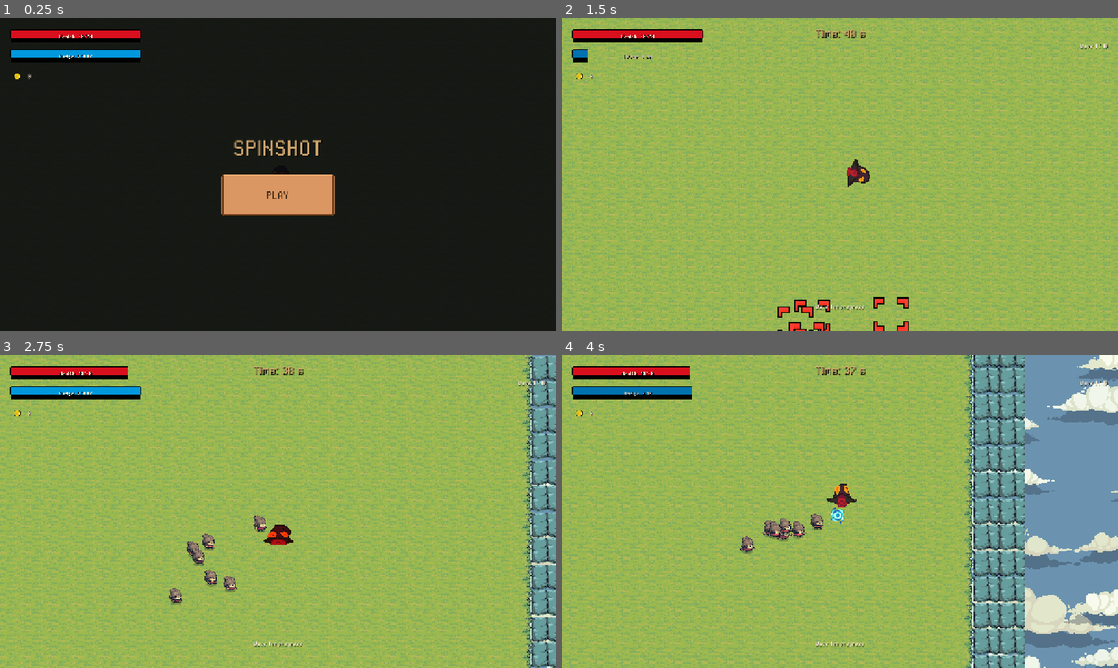
Above: before the commit, frames 1-4 (two rows, left to right).
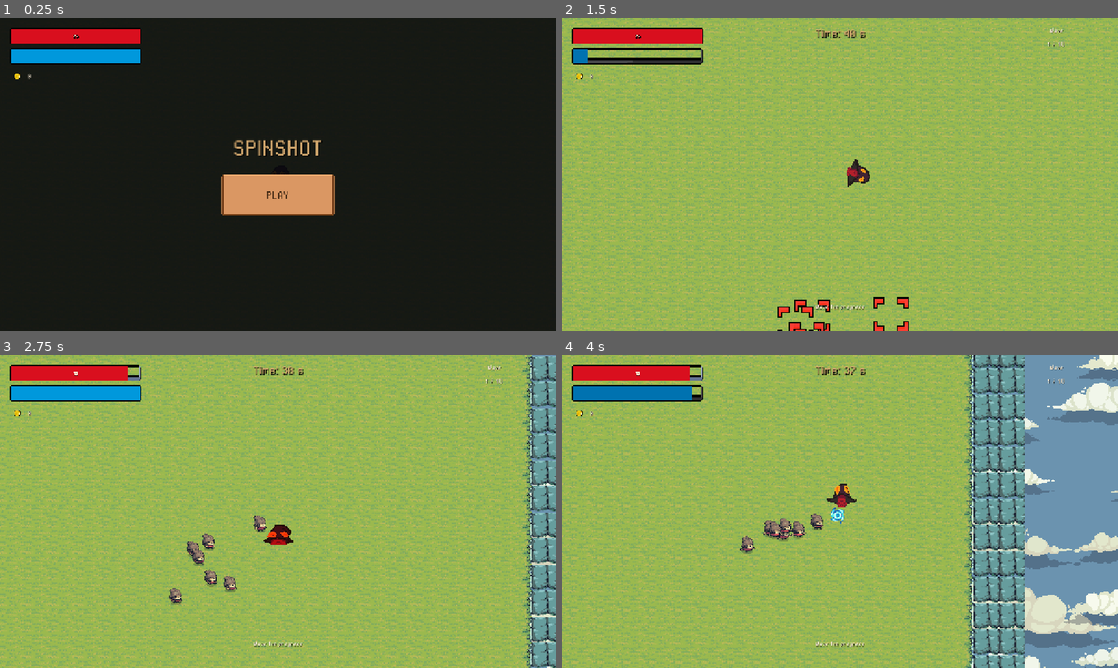
Above: after the commit, the same moments.

Repository: 4FCC/spinshot
Game: Godot game, scene res://Scenes/GameMode.tscn
The game is run twice, just before and just after one commit, with the same random seed, the same clock (stepped at 60 frames per second) and the same inputs.
Inputs (mouse positions are in pixels of both pictures, inside the frame that each line leads up to):
- Up to frame 1 (0.25 s): no input
- Up to frame 2 (1.5 s): click (840, 196) at 0.5 s; tap Enter at 1.25 s; move the mouse to (962, 158) at 1.27 s; hold D (Derecha) from 1.28 s (still down); tap Space (dodge) at 1.35 s
- Up to frame 3 (2.75 s): move the mouse to (166, 527) at 2.02 s; release D (Derecha) at 2.03 s; hold S (Abajo) from 2.03 s (still down); tap Space (dodge) at 2.1 s
- Up to frame 4 (4 s): move the mouse to (895, 442) at 2.77 s; release S (Abajo) at 2.78 s; hold D (Derecha) 2.78-3.53 s; hold N (end_wave) 2.78-3.53 s; tap Space (dodge) at 3.05, 3.8 s; move the mouse to (812, 574) at 3.52 s; hold W (Arriba) from 3.53 s (still down); right-click (812, 574) at 3.6 s

The runs differ from the first frame. In frame 1, 1.3% of the frame differs, in the area x 1-26%, y 3-15%; in frame 2, 1.5%; in frame 3, 1.5%; in frame 4, 1.5%, in the area x 1-99%, y 3-15%.

Commit message:
Tienda más legible, HUD ajustado, marcos de barras y nombres de ítems
- Cartas de tienda: fuentes internas más grandes y reubicadas (nombre/desc/coste),
  cartas un poco más grandes (0.76->0.78) y bajadas; atenuado suave al no poder pagar
- Barras de vida/dodge: marcos del asset 04.png (texture_under) detrás de cada barra
- HUD: la barra de vida muestra solo la vida actual; la de dodge sin texto;
  "Wave" como título centrado encima del contador de ronda
- Tamaño de letra global por defecto subido a 18 para mejor legibilidad
- Nombres de ítems sin cifras (los valores van en la descripción):
  Velocidad+40 -> "Chanclas de la paca" / "Beach Sandals", y renombrados
  pociones, varita, tomo y cadencia con nombres temáticos (EN/ES)

Co-Authored-By: Claude Opus 4.8 <noreply@anthropic.com>
Claude-Session: https://claude.ai/code/session_01EVFDgn2qQnY3SEDFH6Bwyc

Diff:
--- a/Scenes/GameMode.tscn
+++ b/Scenes/GameMode.tscn
@@ -31,16 +31,28 @@
 
 [node name="UI" type="CanvasLayer" parent="." unique_id=1535227299]
 
+[node name="WaveTitle" type="Label" parent="UI" unique_id=1661787440]
+anchors_preset = 1
+anchor_left = 1.0
+anchor_right = 1.0
+offset_left = -260.0
+offset_top = 20.0
+offset_right = -24.0
+offset_bottom = 48.0
+text = "Wave"
+horizontal_alignment = 1
+
 [node name="WaveLabel" type="Label" parent="UI" unique_id=1661787439]
 anchors_preset = 1
 anchor_left = 1.0
 anchor_right = 1.0
 offset_left = -260.0
-offset_top = 56.0
+offset_top = 48.0
 offset_right = -24.0
 offset_bottom = 84.0
-text = "Oleada: -"
-horizontal_alignment = 2
+theme_override_font_sizes/font_size = 22
+text = "-"
+horizontal_alignment = 1
 
 [node name="TimerLabel" type="Label" parent="UI" unique_id=227326358]
 anchors_preset = 10
--- a/Scenes/ItemCard.tscn
+++ b/Scenes/ItemCard.tscn
@@ -33,55 +33,56 @@
 
 [node name="NameLabel" type="Label" parent="." unique_id=176413957]
 layout_mode = 0
-offset_left = 66.0
-offset_top = 210.0
-offset_right = 334.0
-offset_bottom = 238.0
+offset_left = 60.0
+offset_top = 200.0
+offset_right = 340.0
+offset_bottom = 234.0
 theme_override_colors/font_color = Color(0.98, 0.86, 0.55, 1)
-theme_override_font_sizes/font_size = 17
+theme_override_font_sizes/font_size = 23
 horizontal_alignment = 1
 vertical_alignment = 1
 
 [node name="DescLabel" type="Label" parent="." unique_id=734997012]
 layout_mode = 0
-offset_left = 74.0
-offset_top = 232.0
-offset_right = 326.0
-offset_bottom = 308.0
-theme_override_colors/font_color = Color(0.96, 0.91, 0.82, 1)
-theme_override_font_sizes/font_size = 13
+offset_left = 70.0
+offset_top = 236.0
+offset_right = 330.0
+offset_bottom = 306.0
+theme_override_colors/font_color = Color(0.98, 0.94, 0.86, 1)
+theme_override_font_sizes/font_size = 16
 horizontal_alignment = 1
+vertical_alignment = 1
 autowrap_mode = 2
 
 [node name="CostLabel" type="Label" parent="." unique_id=112753551]
 layout_mode = 0
-offset_left = 142.0
-offset_top = 316.0
-offset_right = 198.0
-offset_bottom = 354.0
+offset_left = 140.0
+offset_top = 314.0
+offset_right = 200.0
+offset_bottom = 356.0
 theme_override_colors/font_color = Color(1, 0.95, 0.7, 1)
-theme_override_font_sizes/font_size = 18
+theme_override_font_sizes/font_size = 24
 vertical_alignment = 1
 
 [node name="DmgLabel" type="Label" parent="." unique_id=1888547285]
 layout_mode = 0
-offset_left = 235.0
-offset_top = 320.0
-offset_right = 271.0
+offset_left = 232.0
+offset_top = 318.0
+offset_right = 274.0
 offset_bottom = 352.0
 theme_override_colors/font_color = Color(1, 0.85, 0.8, 1)
-theme_override_font_sizes/font_size = 15
+theme_override_font_sizes/font_size = 20
 horizontal_alignment = 1
 vertical_alignment = 1
 
 [node name="LifeLabel" type="Label" parent="." unique_id=579464517]
 layout_mode = 0
-offset_left = 300.0
-offset_top = 320.0
-offset_right = 336.0
+offset_left = 298.0
+offset_top = 318.0
+offset_right = 340.0
 offset_bottom = 352.0
 theme_override_colors/font_color = Color(1, 0.8, 0.85, 1)
-theme_override_font_sizes/font_size = 15
+theme_override_font_sizes/font_size = 20
 horizontal_alignment = 1
 vertical_alignment = 1
 
--- a/Scenes/Player.tscn
+++ b/Scenes/Player.tscn
@@ -9,13 +9,21 @@
 [sub_resource type="CircleShape2D" id="CircleShape2D_1"]
 radius = 19.416489
 
+[sub_resource type="AtlasTexture" id="frame_red"]
+atlas = ExtResource("4_bars")
+region = Rect2(6, 131, 38, 11)
+
+[sub_resource type="AtlasTexture" id="frame_blue"]
+atlas = ExtResource("4_bars")
+region = Rect2(6, 147, 38, 11)
+
 [sub_resource type="AtlasTexture" id="bar_red"]
 atlas = ExtResource("4_bars")
-region = Rect2(57, 131, 32, 11)
+region = Rect2(57, 133, 32, 5)
 
 [sub_resource type="AtlasTexture" id="bar_blue"]
 atlas = ExtResource("4_bars")
-region = Rect2(57, 147, 32, 11)
+region = Rect2(57, 149, 32, 5)
 
 [node name="Billy" type="CharacterBody2D" unique_id=1791078965]
 collision_layer = 1
@@ -54,9 +62,10 @@
 value = 20.0
 nine_patch_stretch = true
 stretch_margin_left = 6
-stretch_margin_top = 4
+stretch_margin_top = 3
 stretch_margin_right = 6
-stretch_margin_bottom = 4
+stretch_margin_bottom = 3
+texture_under = SubResource("frame_red")
 texture_progress = SubResource("bar_red")
 
 [node name="HealthLabel" type="Label" parent="HUD/Root/HealthBar" unique_id=1191809279]
@@ -66,7 +75,7 @@
 anchor_bottom = 1.0
 grow_horizontal = 2
 grow_vertical = 2
-text = "Health: 20/20"
+text = "20"
 horizontal_alignment = 1
 vertical_alignment = 1
 
@@ -79,21 +88,11 @@
 value = 100.0
 nine_patch_stretch = true
 stretch_margin_left = 6
-stretch_margin_top = 4
+stretch_margin_top = 3
 stretch_margin_right = 6
-stretch_margin_bottom = 4
+stretch_margin_bottom = 3
+texture_under = SubResource("frame_blue")
 texture_progress = SubResource("bar_blue")
-
-[node name="DodgeLabel" type="Label" parent="HUD/Root/DodgeBar" unique_id=1698532853]
-layout_mode = 1
-anchors_preset = 15
-anchor_right = 1.0
-anchor_bottom = 1.0
-grow_horizontal = 2
-grow_vertical = 2
-text = "Dodge: READY"
-horizontal_alignment = 1
-vertical_alignment = 1
 
 [node name="Coins" type="HBoxContainer" parent="HUD/Root" unique_id=1785184110]
 layout_mode = 0
--- a/Scripts/billy.gd
+++ b/Scripts/billy.gd
@@ -29,7 +29,6 @@
 @onready var health_bar: TextureProgressBar = $HUD/Root/HealthBar
 @onready var health_label: Label = $HUD/Root/HealthBar/HealthLabel
 @onready var dodge_bar: TextureProgressBar = $HUD/Root/DodgeBar
-@onready var dodge_label: Label = $HUD/Root/DodgeBar/DodgeLabel
 @onready var coins_label: Label = $HUD/Root/Coins/CoinsLabel
 
 # =============================================================================
@@ -123,7 +122,6 @@
 	# Las barras usan los sprites (04.png) definidos en la escena.
 	# Aquí solo damos color/legibilidad al texto que va encima.
 	UiTheme.apply_label(health_label)
-	UiTheme.apply_label(dodge_label)
 	UiTheme.apply_label(coins_label)
 
 func _update_coins_ui(total: int) -> void:
@@ -438,22 +436,20 @@
 # =============================================================================
 func _update_health_ui():
 	health_bar.value = vida
-	health_label.text = tr("Health: %d/%d") % [vida, vida_max]
+	# Solo la cantidad de vida actual.
+	health_label.text = str(vida)
 
 func _update_dodge_ui():
 	if dodge_cooldown == null:
 		return
 
+	# La barra de esquive no muestra texto; solo se llena/atenúa.
 	if dodge_cooldown.is_stopped():
-		# Esquive listo (barra azul llena)
 		dodge_bar.value = dodge_bar.max_value
-		dodge_label.text = tr("Dodge: READY")
 		dodge_bar.modulate = Color.WHITE
 	else:
-		# Mostrar el progreso de recarga del esquive (algo atenuada)
 		var ratio = 1.0 - (dodge_cooldown.time_left / dodge_cooldown.wait_time)
 		dodge_bar.value = ratio * dodge_bar.max_value
-		dodge_label.text = tr("Dodge: %.1fs") % dodge_cooldown.time_left
 		dodge_bar.modulate = Color(0.75, 0.75, 0.8)
 
 # =============================================================================
--- a/Scripts/game_mode.gd
+++ b/Scripts/game_mode.gd
@@ -39,6 +39,7 @@
 @export var auto_start_waves: bool = true  # Encadena las oleadas automáticamente (Main)
 
 @onready var ui: CanvasLayer = $UI
+@onready var wave_title: Label = $UI/WaveTitle
 @onready var wave_label: Label = $UI/WaveLabel
 @onready var timer_label: Label = $UI/TimerLabel
 @onready var info_label: Label = $UI/InfoLabel
@@ -115,6 +116,7 @@
 	_show_start()
 
 func _style_labels() -> void:
+	UiTheme.apply_label(wave_title)
 	UiTheme.apply_label(wave_label)
 	UiTheme.apply_label(info_label)
 	UiTheme.apply_title(timer_label, 32)
@@ -1082,6 +1084,7 @@
 func _set_gameplay_ui_visible(v: bool) -> void:
 	"""Muestra/oculta el HUD de la partida (vida, esquive, monedas, oleada,
 	tiempo, info) para que no estorbe al abrir el inventario o una pantalla."""
+	wave_title.visible = v
 	wave_label.visible = v
 	timer_label.visible = v
 	info_label.visible = v
@@ -1162,10 +1165,11 @@
 # UI
 # =============================================================================
 func _update_wave_label() -> void:
+	# El título "Wave" (auto-traducido) va aparte, encima; aquí solo el contador.
 	if wave_number == 0:
-		wave_label.text = tr("Wave: -")
+		wave_label.text = "-"
 	else:
-		wave_label.text = tr("Wave %d / %d") % [wave_number, total_waves]
+		wave_label.text = "%d / %d" % [wave_number, total_waves]
 
 func _update_timer_label() -> void:
 	timer_label.text = tr("Time: %d s") % ceili(maxf(time_left, 0.0))
--- a/Scripts/i18n.gd
+++ b/Scripts/i18n.gd
@@ -88,17 +88,18 @@
 	"Yes": "Sí",
 	"Lv %d": "Nv %d",
 	# --- Ítems de la tienda (nombre y descripción) ---
-	"Max health +5": "Vida máxima +5",
+	"Wave": "Oleada",
+	"Minor Health Potion": "Poción menor de vida",
 	"Raises max health by 5 and heals that amount.": "Aumenta la vida máxima en 5 y cura esa cantidad.",
-	"Max health +10": "Vida máxima +10",
+	"Greater Health Potion": "Poción mayor de vida",
 	"Raises max health by 10 and heals that amount.": "Aumenta la vida máxima en 10 y cura esa cantidad.",
-	"Bullet damage +1": "Daño de bala +1",
+	"Apprentice Wand": "Varita de aprendiz",
 	"+1 damage to each Spin-Bullet.": "+1 de daño a cada Spin-Bullet.",
-	"Bullet damage +2": "Daño de bala +2",
+	"Arcane Tome": "Tomo arcano",
 	"+2 damage to each Spin-Bullet.": "+2 de daño a cada Spin-Bullet.",
-	"Speed +40": "Velocidad +40",
+	"Beach Sandals": "Chanclas de la paca",
 	"+40 movement speed.": "+40 de velocidad de movimiento.",
-	"Fire rate +15%": "Cadencia +15%",
+	"Quick Trigger": "Gatillo veloz",
 	"Reduces time between shots by 15%.": "Reduce el tiempo entre disparos un 15%.",
 	"Lifesteal": "Robo de vida",
 	"Per level, 25% chance to heal 1-3 when collecting a coin. Max 3.": "25% por nivel de curar 1-3 al recoger una moneda. Máx 3.",
--- a/Scripts/item_card.gd
+++ b/Scripts/item_card.gd
@@ -41,4 +41,5 @@
 	life_label.text = ("+%d" % life) if life > 0 else ""
 
 	buy_button.disabled = not affordable
-	modulate = Color.WHITE if affordable else Color(0.6, 0.6, 0.6, 1.0)
+	# Atenuar un poco si no se puede pagar, pero sin perder legibilidad del texto.
+	modulate = Color.WHITE if affordable else Color(0.82, 0.82, 0.82, 1.0)
--- a/Scripts/shop.gd
+++ b/Scripts/shop.gd
@@ -30,11 +30,11 @@
 
 # Disposición de las 4 tarjetas (espacio base 1280x720).
 # CARD_SCALE al máximo que permite encajar 4 tarjetas a lo ancho de 1280.
-const CARD_SCALE := 0.76
-const CARD_W := 400.0 * CARD_SCALE   # ancho mostrado de cada tarjeta (304)
-const CARD_GAP := 16.0
-const CARD_X0 := 8.0
-const CARD_Y := 140.0
+const CARD_SCALE := 0.78
+const CARD_W := 400.0 * CARD_SCALE   # ancho mostrado de cada tarjeta (312)
+const CARD_GAP := 6.0
+const CARD_X0 := 7.0
+const CARD_Y := 165.0
 
 var player: Node2D = null
 var _pool: Array = []
@@ -56,22 +56,22 @@
 	# "max" = compras máximas (0 = ilimitado). "dmg"/"life" = stats que muestra la tarjeta.
 	# "name"/"desc" están en inglés (texto fuente) y se auto-traducen en la UI.
 	_pool = [
-		{"id": "health5", "name": "Max health +5", "cost": 5, "max": 0, "icon": icon_health,
+		{"id": "health5", "name": "Minor Health Potion", "cost": 5, "max": 0, "icon": icon_health,
 			"desc": "Raises max health by 5 and heals that amount.", "life": 5,
 			"apply": func(p): p.upgrade_max_health(5)},
-		{"id": "health10", "name": "Max health +10", "cost": 9, "max": 0, "icon": icon_extra1,
+		{"id": "health10", "name": "Greater Health Potion", "cost": 9, "max": 0, "icon": icon_extra1,
 			"desc": "Raises max health by 10 and heals that amount.", "life": 10,
 			"apply": func(p): p.upgrade_max_health(10)},
-		{"id": "dmg1", "name": "Bullet damage +1", "cost": 8, "max": 0, "icon": icon_damage,
+		{"id": "dmg1", "name": "Apprentice Wand", "cost": 8, "max": 0, "icon": icon_damage,
 			"desc": "+1 damage to each Spin-Bullet.", "dmg": 1,
 			"apply": func(p): p.upgrade_bullet_damage(1)},
-		{"id": "dmg2", "name": "Bullet damage +2", "cost": 14, "max": 0, "icon": icon_extra2,
+		{"id": "dmg2", "name": "Arcane Tome", "cost": 14, "max": 0, "icon": icon_extra2,
 			"desc": "+2 damage to each Spin-Bullet.", "dmg": 2,
 			"apply": func(p): p.upgrade_bullet_damage(2)},
-		{"id": "speed", "name": "Speed +40", "cost": 6, "max": 0, "icon": icon_speed,
+		{"id": "speed", "name": "Beach Sandals", "cost": 6, "max": 0, "icon": icon_speed,
 			"desc": "+40 movement speed.",
 			"apply": func(p): p.upgrade_speed(40.0)},
-		{"id": "firerate", "name": "Fire rate +15%", "cost": 7, "max": 0, "icon": icon_firerate,
+		{"id": "firerate", "name": "Quick Trigger", "cost": 7, "max": 0, "icon": icon_firerate,
 			"desc": "Reduces time between shots by 15%.",
 			"apply": func(p): p.upgrade_fire_rate(0.85)},
 		{"id": "coinheal", "name": "Lifesteal", "cost": 10, "max": 3, "icon": icon_coinheal,
--- a/project.godot
+++ b/project.godot
@@ -30,6 +30,7 @@
 [gui]
 
 theme/custom_font="res://Fuentes/Pixel-Operator/PixelOperator.ttf"
+theme/default_font_size=18
 
 [input]
 
Not shown: 1 places in Scenes/Player.tscn that only renumber resources
